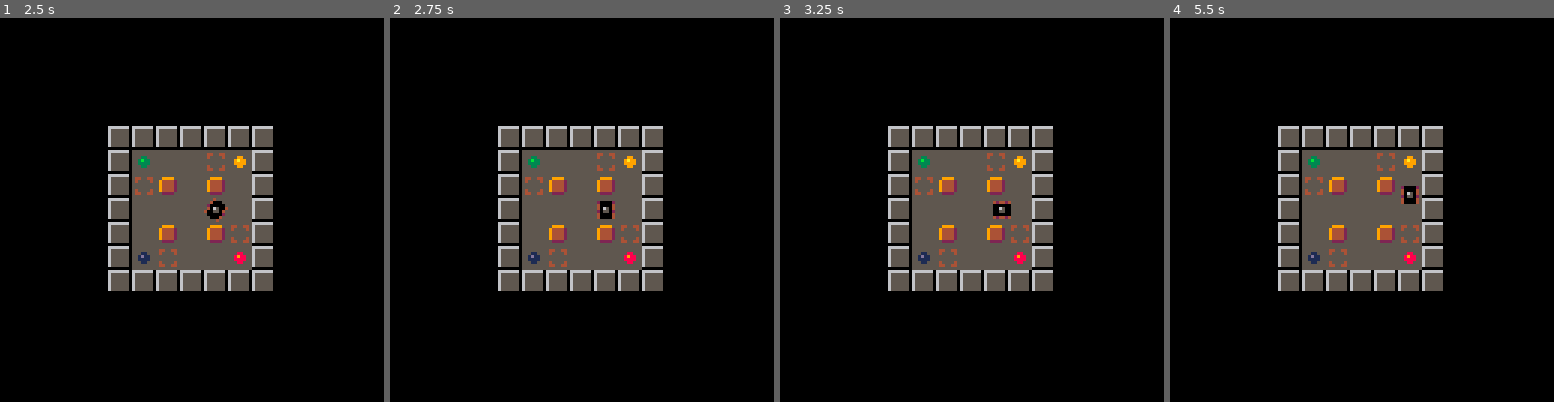
Above: before the commit, frames 1-4 (left to right).
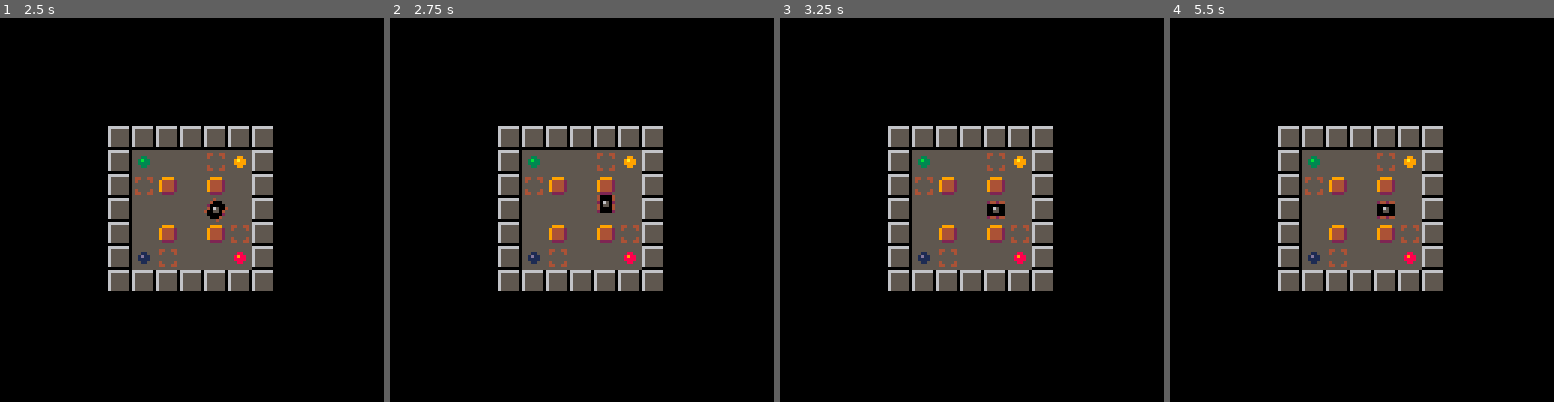
Above: after the commit, the same moments.

Repository: erwinbonsma/SokoBubbleP8
Game: PICO-8 cartridge sokububble.p8
Same seed, same stepped clock (60 frames per second), same inputs: the game is played once before the commit and once after it.
Inputs:
- Up to frame 1 (2.5 s): tap X (X key) at 0.33, 1.07, 1.85 s; hold Right 1.6-2.1 s; hold Up 2.15-2.42 s; hold Right from 2.47 s (still down)
- Up to frame 2 (2.75 s): keep holding Right
- Up to frame 3 (3.25 s): tap X (X key) at 2.97 s; release Right at 3.03 s; hold Left from 3.08 s (still down)
- Up to frame 4 (5.5 s): release Left at 3.58 s; hold Down 3.63-3.97 s; hold Right 4.02-4.68 s; tap X (X key) at 4.08, 5.2 s; hold Up 4.73-5.03 s; hold Left from 5.08 s (still down)

Frame 1 is identical in both runs. In frame 2, 0.2% of the frame differs, in the area x 53-59%, y 46-53%; in frame 3, 0.2%; in frame 4, 0.4%, in the area x 53-65%, y 43-53%.

Commit message:
Move until fully blocked then retreat

Diff:
--- a/sokububble.p8
+++ b/sokububble.p8
@@ -304,14 +304,18 @@
  local mov=args[1]
  local plyr=args[2]
 
- plyr:_forward(mov)
- yield()
+ for i=1,mov.blocked do
+  plyr:_forward(mov)
+  yield()
+ end
 
  sfx(1)
  yield()
 
- plyr:_backward(mov)
- yield()
+ for i=1,mov.blocked do
+  plyr:_backward(mov)
+  yield()
+ end
 end
 
 function plain_move_anim(args)
@@ -347,7 +351,7 @@
 
  if (
   plyr.movq!=nil
-  and not plyr.movq.blocked
+  and plyr.movq.blocked==0
   and plyr.movq.rot==plyr.rot
  ) then
   --continue into next move
@@ -379,6 +383,10 @@
  end
 end
 
+--checks if move is blocked
+--if so, returns num pixels
+--that player can move. returns
+--zero otherwise
 function player:_is_blocked(
  mov,state
 )
@@ -386,8 +394,9 @@
  local y1=mov.tgt_y
 
  local lvl=state.level
- if lvl:is_wall(x1,y1) then
-  return true
+ local ws=lvl:wall_size(x1,y1)
+ if ws!=0 then
+  return 5-ws\2
  end
 
  local box=box_at(x1,y1,state)
@@ -404,7 +413,7 @@
  if box!=nil then
   if box.c!=state.bubble then
    --cannot move this box color
-   return true
+   return 2
   end
   local x2=x1+mov.dx
   local y2=y1+mov.dy
@@ -413,11 +422,11 @@
    or box_at(x2,y2,state)!=nil
   ) then
    --no room to push box
-   return true
-  end
- end
-
- return false
+   return 2
+  end
+ end
+
+ return 0
 end
 
 function player:_check_move(
@@ -440,7 +449,7 @@
  mov.blocked=self:_is_blocked(
   mov,state
  )
- if mov.blocked then
+ if mov.blocked!=0 then
   mov.tgt_x=x
   mov.tgt_y=y
  end
@@ -459,7 +468,7 @@
   mov.tgt_x,mov.tgt_y,state
  )
 
- if mov.blocked then
+ if mov.blocked!=0 then
   printh("starting blocked anim")
   mov.anim=cowrap(
    "blocked_move",
@@ -614,6 +623,17 @@
  return self:_cellhasflag(
   x,y,flag_wall
  )
+end
+
+function level:wall_size(x,y)
+ local si=self:_sprite(x,y)
+ if si==48 then
+  return 8
+ elseif si==49 then
+  return 6
+ else
+  return 0
+ end
 end
 
 function level:tgt_at(x,y)
